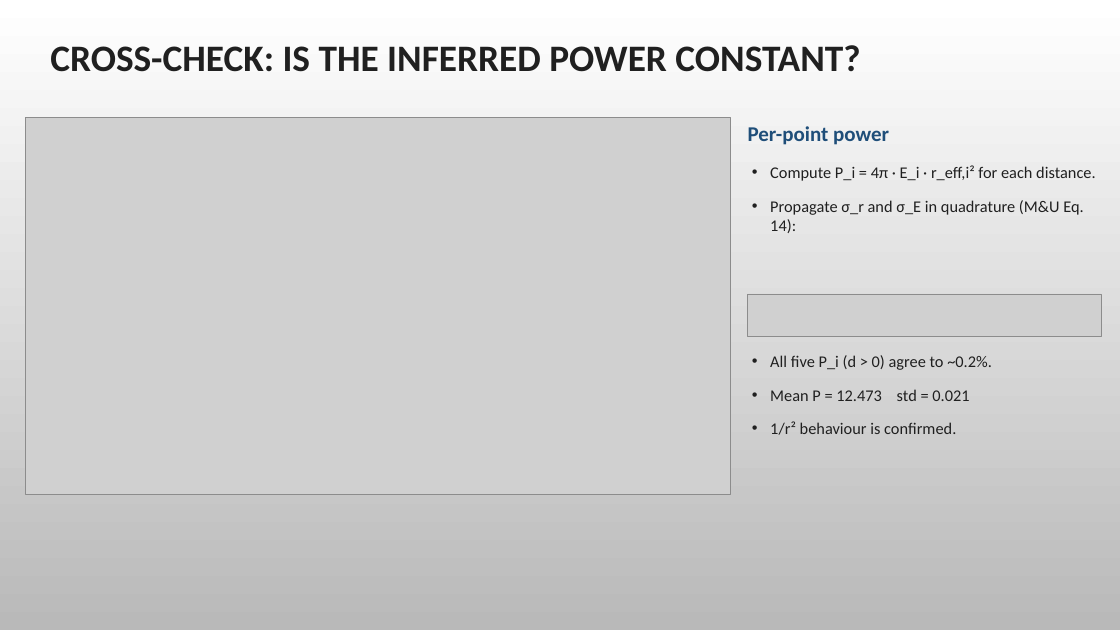
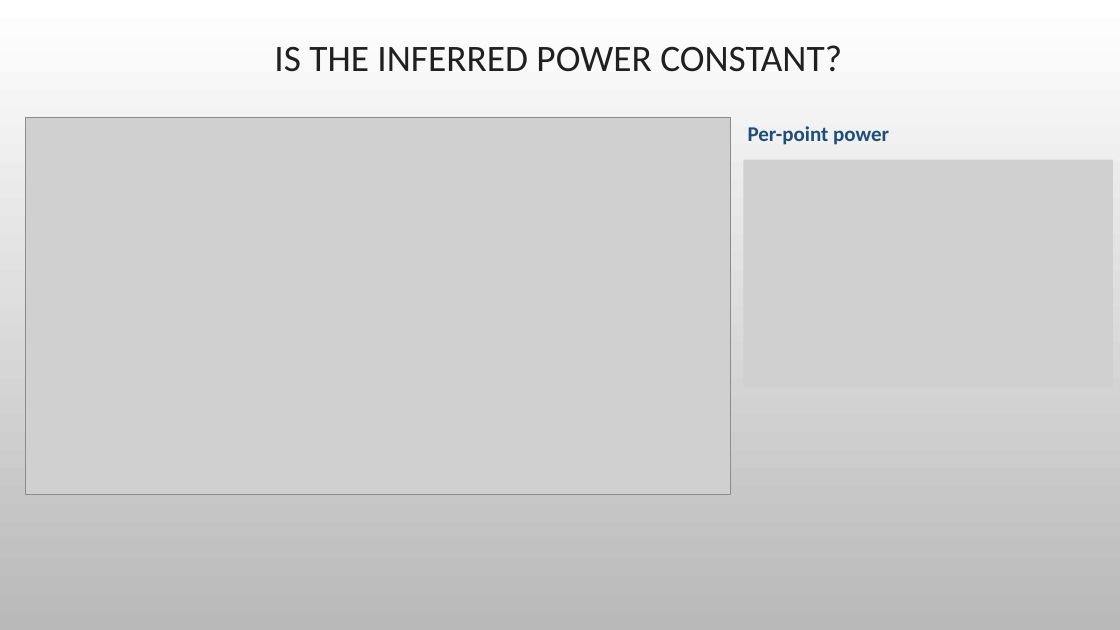
Before and after one commit to wizdaksh/Physics-III-Lab, a slide deck: slide 8 of Light Intensity and Distance/Lab_6_Light_Intensity.pptx (slide 7 before the commit). Drawn at 1120x630 pixels with LibreOffice and Linux fonts; fonts in the diff are those of the drawing; grey boxes stand for pictures; background and template pictures are left out. Boxes give left, top, right and bottom in pixels: in the first picture for what was removed or moved away, otherwise in the second. Text is boxed around its words. In the diff, an @@ line names an element or a change of style, - is before the commit and + after.

```diff
--- a/Light Intensity and Distance/Lab_6_Light_Intensity.pptx
+++ b/Light Intensity and Distance/Lab_6_Light_Intensity.pptx
@@ title at (x1=274, y1=45, x2=842, y2=72): text changed; bold off @@
-CROSS-CHECK: IS THE INFERRED POWER CONSTANT?
+IS THE INFERRED POWER CONSTANT?
@@ picture added at (x1=744, y1=160, x2=1113, y2=387) @@
@@ text removed at (x1=770, y1=165, x2=1095, y2=233) @@
-• Compute P_i = 4π · E_i · r_eff,i² for each distance.
-• Propagate σ_r and σ_E in quadrature (M&U Eq. 14):
@@ picture removed at (x1=748, y1=294, x2=1102, y2=336) @@
@@ text removed at (x1=770, y1=355, x2=992, y2=435) @@
-• All five P_i (d > 0) agree to ~0.2%.
-• Mean P = 12.473 std = 0.021
-• 1/r² behaviour is confirmed.
```
Also in this commit, not shown: 7 other slides changed, 3 slides added, 1 slide removed, 12 other files.
